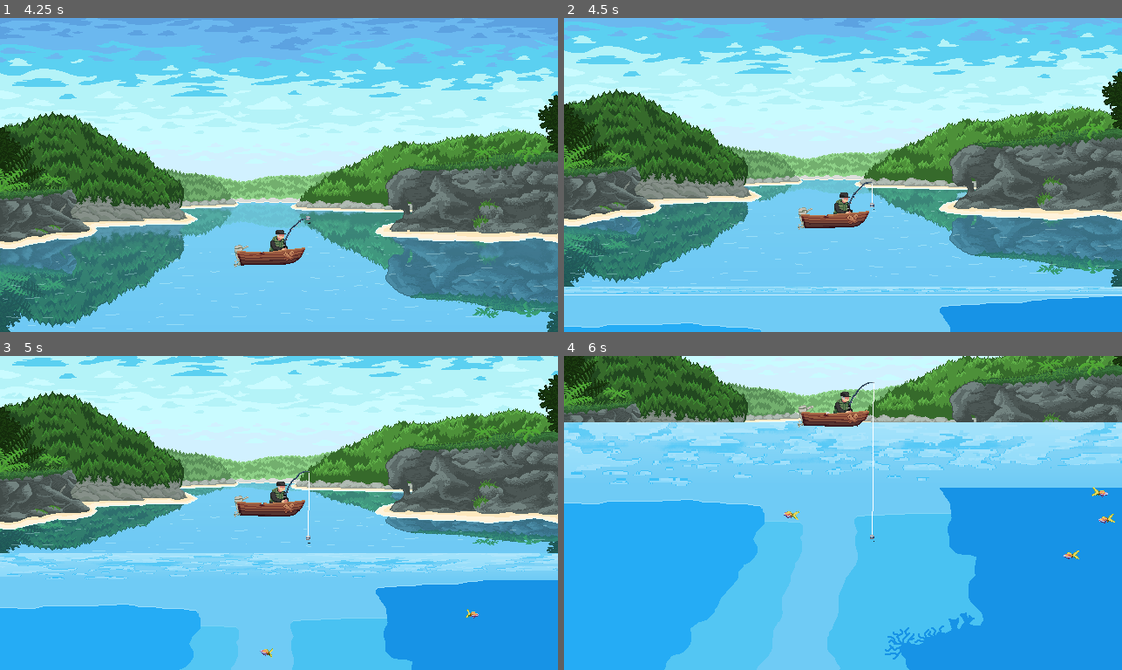
Above: before the commit, frames 1-4 (two rows, left to right).
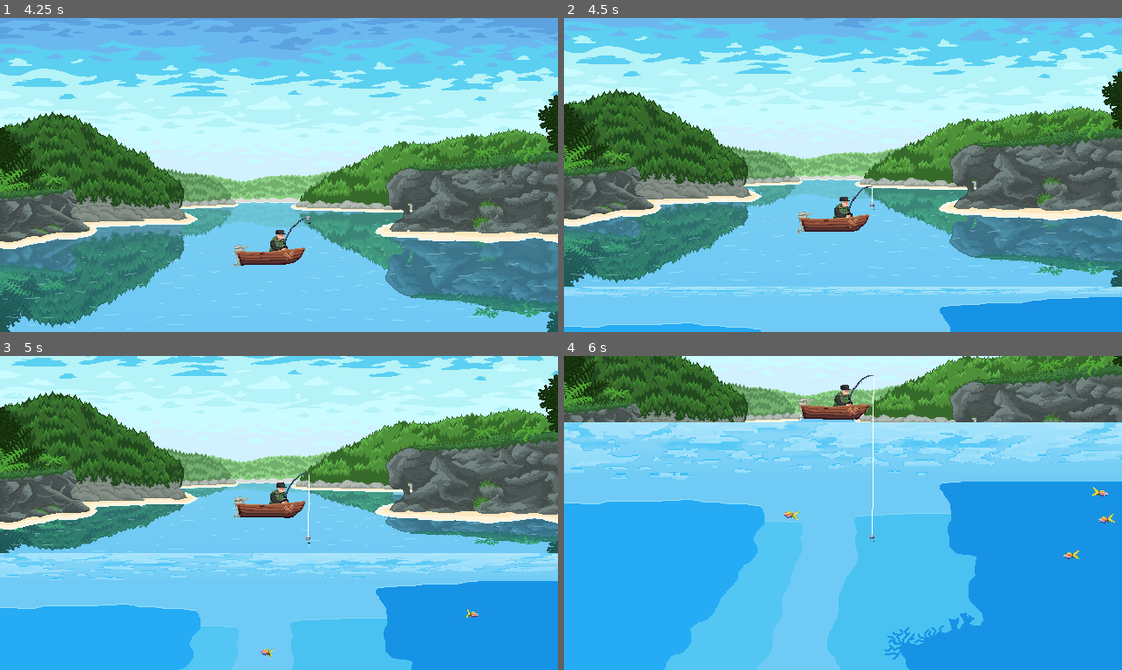
Above: after the commit, the same moments.

Repository: Bad-Onion/gyotaku
Game: Godot game, scene res://main.tscn
Same seed, same stepped clock (60 frames per second), same inputs: the game is played once before the commit and once after it.
Inputs (mouse positions are in pixels of both pictures, inside the frame that each line leads up to):
- Up to frame 1 (4.25 s): click "Jogar" at 0.5 s; move the mouse to (401, 159) at 1.27 s; click (401, 159) at 1.35 s; move the mouse to (167, 190) at 2.02 s; click (167, 190) at 2.1 s; move the mouse to (334, 105) at 2.77 s; click (334, 105) at 2.85 s; move the mouse to (251, 237) at 3.52 s; click (251, 237) at 3.6 s
- Up to frame 2 (4.5 s): move the mouse to (1010, 222) at 4.27 s; click (1010, 222) at 4.35 s
- Up to frame 3 (5 s): no input
- Up to frame 4 (6 s): move the mouse to (675, 465) at 5.02 s; click (675, 465) at 5.1 s; move the mouse to (870, 513) at 5.77 s; click (870, 513) at 5.85 s

Frame 1 is identical in both runs. In frame 2, 5.3% of the frame differs, in the area x 0-100%, y 52-89%; in frame 3, 2.4%; in frame 4, 5.9%, in the area x 0-100%, y 6-50%.

Commit message:
finish perspective transition

Diff:
--- a/gyotaku/scenes/entities/player/states/player_cast_state.gd
+++ b/gyotaku/scenes/entities/player/states/player_cast_state.gd
@@ -34,7 +34,6 @@
 
 
 func _on_minigame_ended() -> void:
-	game_camera.target = animated_sprite
 	transitioned.emit(self, pull_state.get_id())
 
 
--- a/gyotaku/scenes/levels/level_1/level_1.gd
+++ b/gyotaku/scenes/levels/level_1/level_1.gd
@@ -1,6 +1,8 @@
 class_name Level1
 extends Node2D
 
+
+@export var main_camera: Camera2D
 
 @onready var fishing_hook: FishingHook = %FishingHook
 @onready var fishing_mechanic_system: FishingMechanicSystem = %FishingMechanicSystem
@@ -37,4 +39,13 @@
 
 func _end_minigame() -> void:
 	fishing_cursor_ui.deactivate()
+
+	if main_camera:
+		main_camera.target = null
+		main_camera.global_position.y = 180.0
+
+	get_tree().create_timer(1.0).timeout.connect(_reset_hook_systems)
+
+
+func _reset_hook_systems() -> void:
 	fishing_hook.reset()
--- a/gyotaku/scenes/levels/level_1/level_1.tscn
+++ b/gyotaku/scenes/levels/level_1/level_1.tscn
@@ -102,8 +102,10 @@
 spawn_weight = 6.0
 metadata/_custom_type_script = "uid://14b38vmfp2df"
 
-[node name="Level1" type="Node2D" unique_id=1565577455]
+[node name="Level1" type="Node2D" unique_id=1565577455 node_paths=PackedStringArray("main_camera", "boat")]
 script = ExtResource("1_58uyj")
+main_camera = NodePath("MainCamera")
+boat = NodePath("Boat")
 
 [node name="MainCamera" type="Camera2D" parent="." unique_id=2093425651]
 unique_name_in_owner = true
--- a/gyotaku/scenes/mechanics/camera/perspective_transition_controller.gd
+++ b/gyotaku/scenes/mechanics/camera/perspective_transition_controller.gd
@@ -25,9 +25,9 @@
 func _handle_perspective_transition() -> void:
 	if not main_camera: return
 
-	var camera_y: float = main_camera.global_position.y
+	var camera_y: float = main_camera.get_screen_center_position().y
 
-	var start_transition_y: float = 240.0
+	var start_transition_y: float = 180.0
 	var end_transition_y: float = 500.0
 	var transition_weight: float = clamp((camera_y - start_transition_y) / (end_transition_y - start_transition_y), 0.0, 1.0)
 
